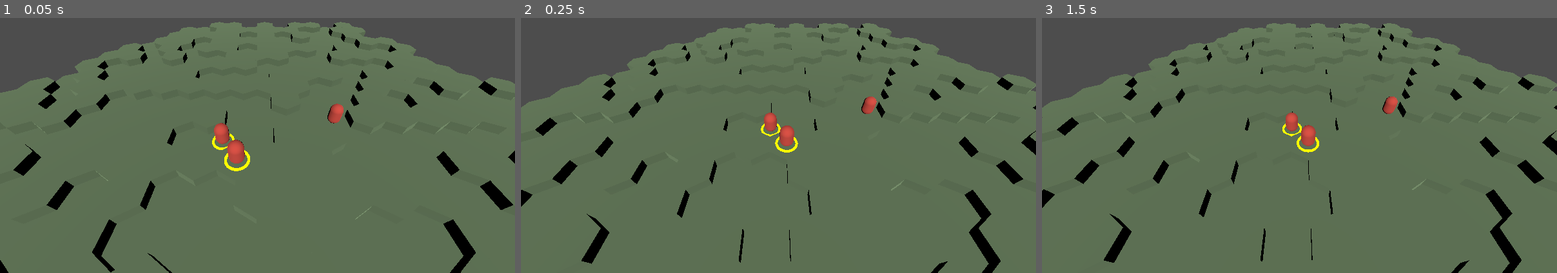
Above: before the commit, frames 1-3 (left to right).
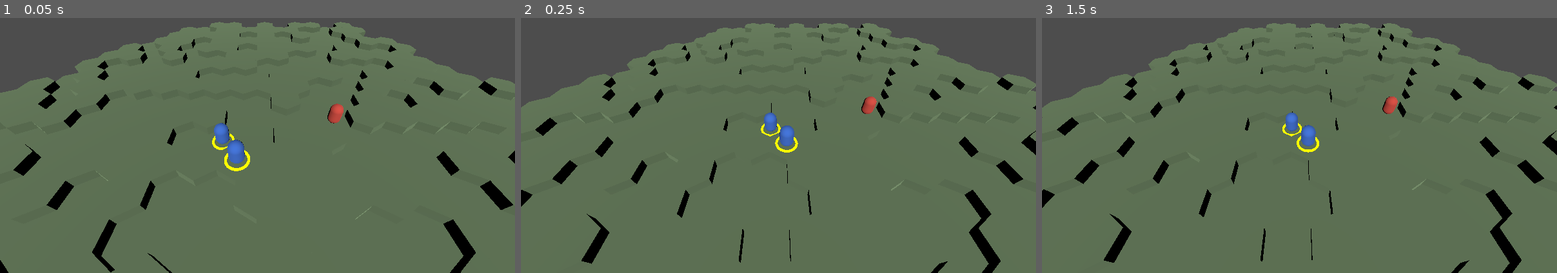
Above: after the commit, the same moments.

Repository: CimmerianHydra/basilisk
Game: Godot game, scene res://battle.tscn
Two runs of this game, one before a commit and one after it. Both use one fixed random seed, a clock stepped at 60 frames per second and the inputs below.
Inputs (mouse positions are in pixels of both pictures, inside the frame that each line leads up to):
- Up to frame 1 (0.05 s): no input
- Up to frame 2 (0.25 s): no input
- Up to frame 3 (1.5 s): move the mouse to (1412, 114) at 0.52 s; hold Right (ui_right) 0.53-1.25 s; click (1412, 114) at 0.67 s; tap Enter at 1.25 s; drag from (1196, 142) to (1273, 186) at 1.27 s

The runs differ from the first frame. In frame 1, 0.5% of the frame differs, in the area x 41-48%, y 41-58%; in frame 2, 0.3%; in frame 3, 0.3%.

Commit message:
Added preview path to move select

Diff:
--- a/engine/actions/quick_tech.gd
+++ b/engine/actions/quick_tech.gd
@@ -9,7 +9,8 @@
 	await BattleEngine.stage_event(quick_action_payment)
 	await BattleEngine.resolve_event(quick_action_payment)
 
-	var target : Unit = await BattleEngine.ask(_unit._controller, BattleEngine.world.get_units(), "Choose target:")
+	var target : Unit = await BattleEngine.ask(_unit._controller, BattleEngine.world.get_units(),
+		"Choose target:", Choice.Kind.PICK_TARGET)
 	target.apply_damage(2, Damage.Type.HEAT)
 
 func display_name() -> String: return "Quick Tech"
--- a/engine/events/voluntary_move.gd
+++ b/engine/events/voluntary_move.gd
@@ -1,7 +1,7 @@
 extends BattleEvent
 class_name VoluntaryMoveEvent
 
-## A unit relocating along a path.
+## A unit relocating along a path, willingly.
 
 ## INITIAL DATA
 var _mover: Unit
--- a/engine/grid/hex_grid.gd
+++ b/engine/grid/hex_grid.gd
@@ -204,7 +204,7 @@
 			if not g_score.has(next) or tentative < g_score[next]:
 				g_score[next] = tentative
 				came_from[next] = current
-				#pq.push(next, tentative + float(layout.distance(next, goal)))
+				pq.push(next, tentative + float(distance(next, goal)))
 	return []
 
 
--- a/view/ui/decision_router.gd
+++ b/view/ui/decision_router.gd
@@ -34,10 +34,9 @@
 		Choice.Kind.PICK_MOVE:
 			if _camera != null:
 				_camera.frame_positions(_tiles.positions_of(choice.get_options()))
-			return await _tiles.pick_tile(choice.get_options())
+			return await _tiles.pick_tile(choice.get_options(), _preview_paths(choice))
 		_:
 			return await _fallback.present(choice)
-
 
 func _frame_units(units: Array) -> void:
 	if _camera == null:
@@ -45,3 +44,17 @@
 	var positions := _units.positions_of(units)
 	if not positions.is_empty():
 		_camera.frame_positions(positions)
+
+## Engine paths exclude the start tile; for drawing, prepend the actor's position
+## so the line visibly begins at the unit's feet.
+func _preview_paths(choice: Choice) -> Dictionary:
+	var actor: Unit = choice._ctx.get("actor")
+	var paths: Dictionary = choice._ctx.get("paths", {})
+	if actor == null or paths.is_empty():
+		return {}
+	var full := {}
+	for coord: Vector2i in paths:
+		var route: Array = [actor._position]
+		route.append_array(paths[coord])
+		full[coord] = route
+	return full
--- a/view/unit/unit_view.gd
+++ b/view/unit/unit_view.gd
@@ -47,10 +47,9 @@
 	if unit == null:
 		push_warning("UnitView entered the tree without setup(); no faction color applied.")
 		return
-	# Safe to mutate: the Body material is marked Local to Scene, so each
-	# instance owns its own copy.
-	var material := _body.mesh.material as StandardMaterial3D
+	var material := StandardMaterial3D.new()
 	material.albedo_color = PLAYER_COLOR if unit._faction == Unit.Faction.PLAYER else ENEMY_COLOR
+	_body.material_override = material
 
 
 func _on_input_event(_camera: Node, event: InputEvent,
--- a/view/unit/unit_view.tscn
+++ b/view/unit/unit_view.tscn
@@ -5,7 +5,6 @@
 [sub_resource type="StandardMaterial3D" id="StandardMaterial3D_uec7c"]
 
 [sub_resource type="CapsuleMesh" id="CapsuleMesh_rkfa7"]
-resource_local_to_scene = true
 material = SubResource("StandardMaterial3D_uec7c")
 radius = 0.35
 height = 1.2
